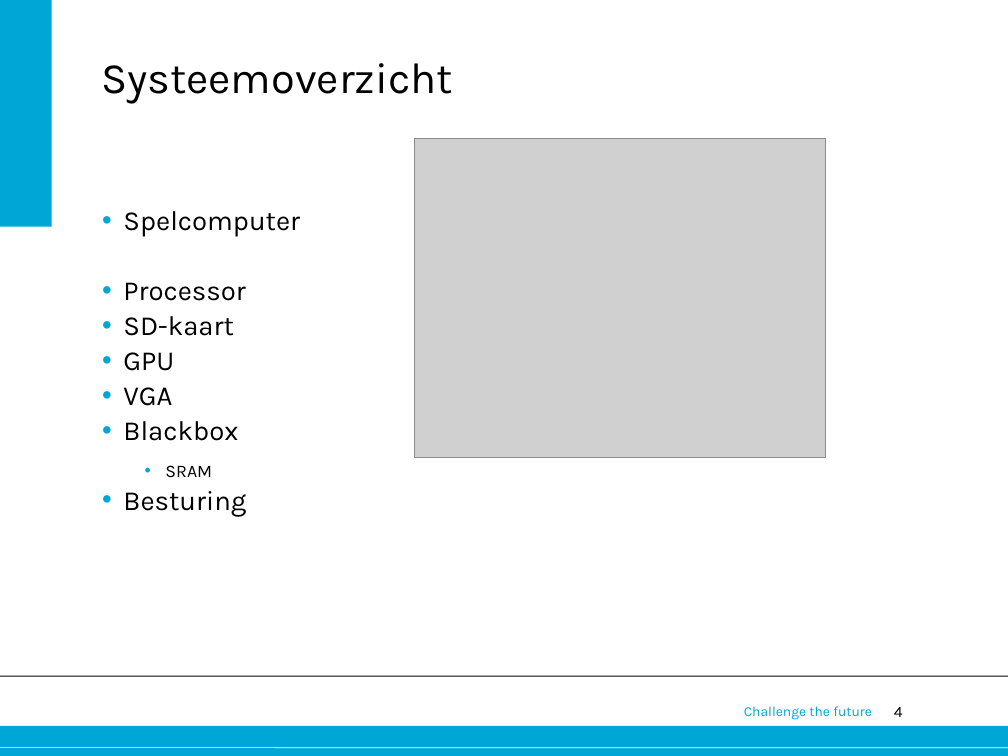
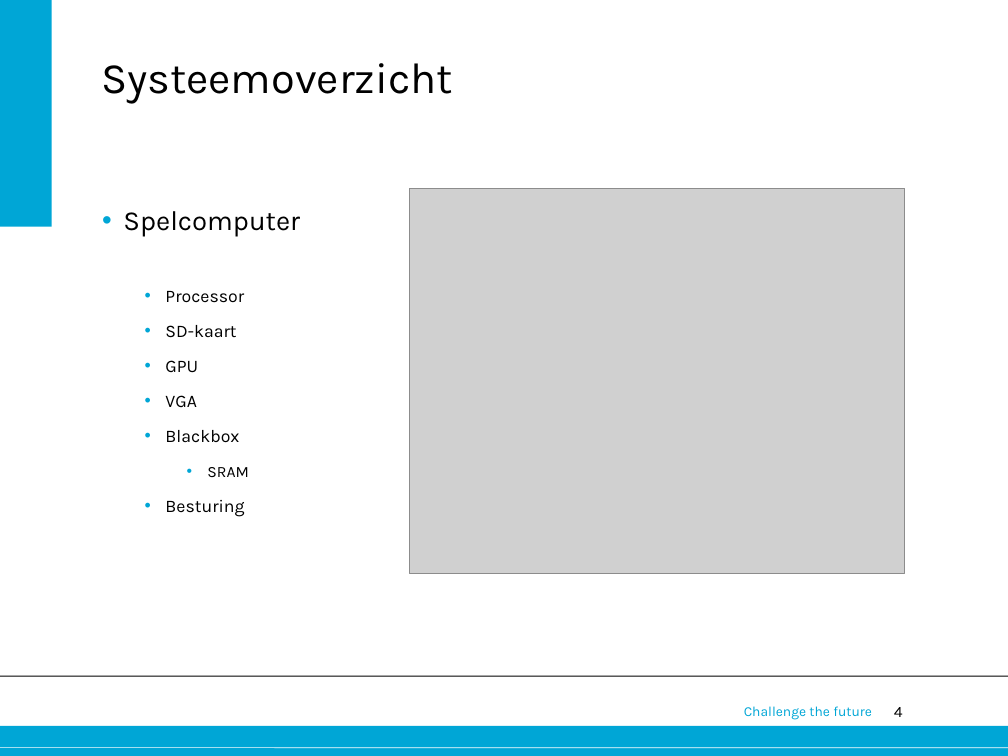
Before and after one commit to 0v3rf10w/epo3a5, a slide deck: slide 4 of Eindpresentatie.pptx. Drawn at 1008x756 pixels with LibreOffice and Linux fonts; fonts in the diff are those of the drawing; grey boxes stand for pictures; background and template pictures are left out. Boxes give left, top, right and bottom in pixels: in the first picture for what was removed or moved away, otherwise in the second. Text is boxed around its words. In the diff, an @@ line names an element or a change of style, - is before the commit and + after.

Commit message:
presentatie

```diff
--- a/Eindpresentatie.pptx
+++ b/Eindpresentatie.pptx
@@ picture: place and size @@
-picture at [415, 138, 825, 457]
+picture at [409, 189, 905, 573]
@@ text at [165, 291, 248, 517]: size 28 to 18 pt in "Processor", "SD-kaart", "GPU", "VGA" and 2 more places; size 18 to 16 pt in "SRAM"; list level 1 to 2 in "Processor"; list level 1 to 2 in "SD-kaart"; list level 1 to 2 in "GPU"; list level 1 to 2 in "VGA"; list level 1 to 2 in "Blackbox"; list level 2 to 3 in "SRAM"; list level 1 to 2 in "Besturing" @@
```
